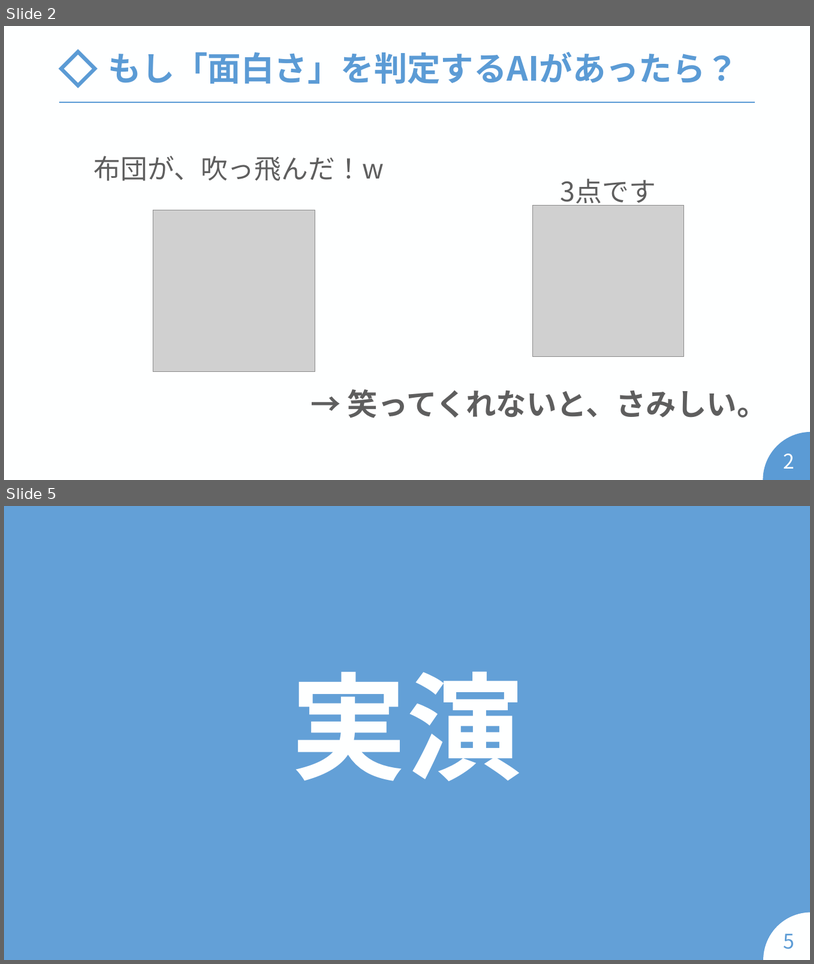
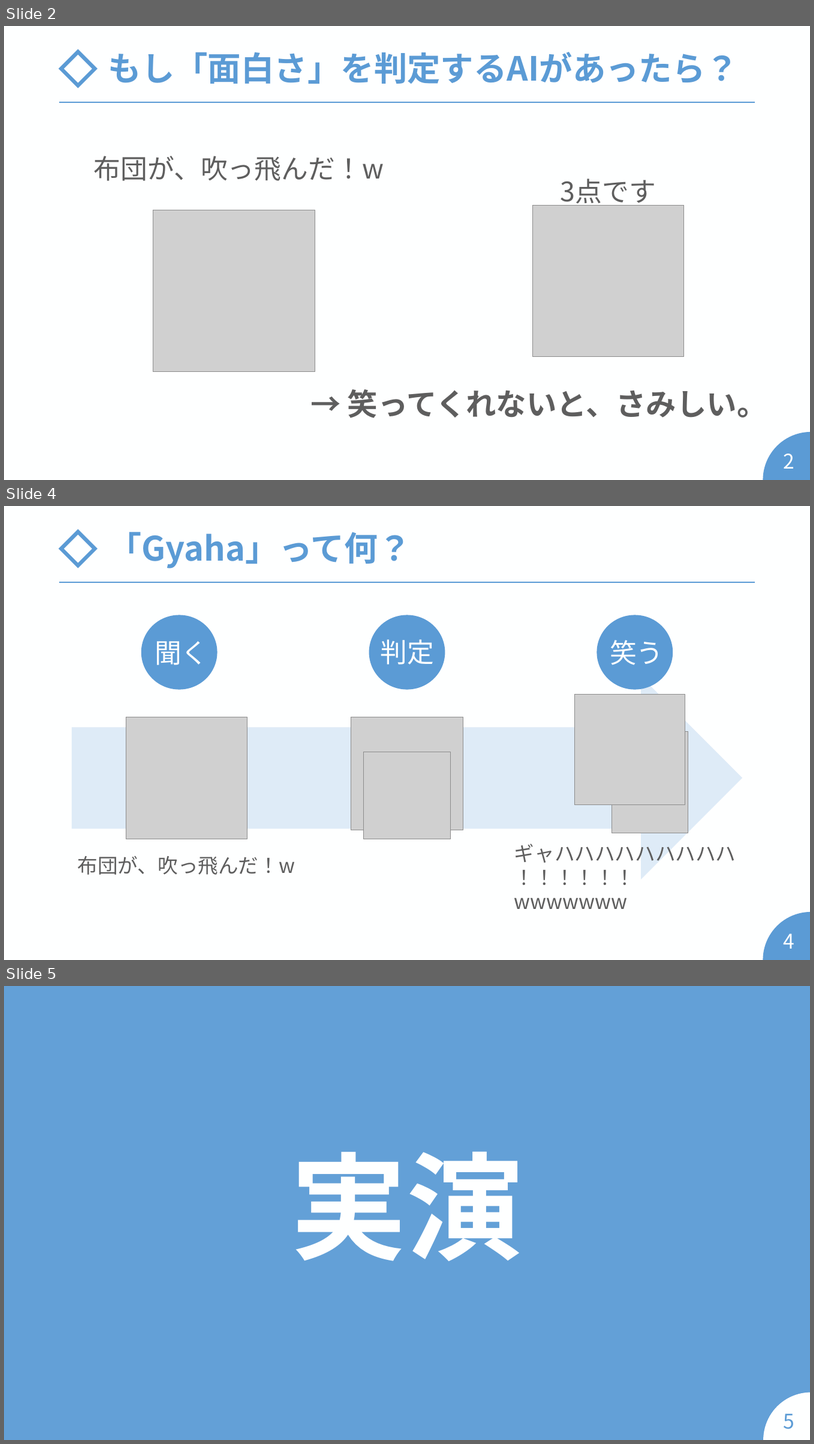
Before and after one commit to sonarAIT/Usability_Last_Issue, a slide deck: プレゼンテーション.pptx. Shown one above the other, each under a label of ours: slides 2 and 5 before the commit, slides 2, 4 and 5 after it; the slides between them are not shown. The pictures are 814x964 and 814x1444 pixels, drawn with LibreOffice and Linux fonts; fonts in the diff are those of the drawing; grey boxes stand for pictures. Boxes give left, top, right and bottom in pixels: in the first picture for what was removed or moved away, otherwise in the second. Text is boxed around its words. In the diff, an @@ line names an element or a change of style, - is before the commit and + after.

```diff
--- a/プレゼンテーション.pptx
+++ b/プレゼンテーション.pptx
@@ slide 4 added at bbox=[4, 506, 810, 960], background #FEFFFF; not listed: 3 template elements that a slide beside it also shows @@
@@ title added at bbox=[108, 532, 412, 568], 40 pt, text #5B9BD5, bold @@
+「Gyaha」って何？
@@ ellipse added at bbox=[141, 615, 218, 690], fill #5B9BD5 @@
@@ ellipse added at bbox=[369, 615, 446, 690], fill #5B9BD5 @@
@@ ellipse added at bbox=[597, 615, 674, 690], fill #5B9BD5 @@
@@ text added at bbox=[155, 641, 209, 665], 32 pt, text #FEFFFF @@
+聞く
@@ text added at bbox=[380, 639, 434, 664], 32 pt, text #FEFFFF @@
+判定
@@ text added at bbox=[610, 640, 664, 665], 32 pt, text #FEFFFF @@
+笑う
@@ right arrow added at bbox=[72, 676, 743, 879], fill #DEEBF7 @@
@@ picture added at bbox=[575, 694, 686, 805] @@
@@ picture added at bbox=[126, 717, 248, 839] @@
@@ picture added at bbox=[351, 717, 464, 829] @@
@@ picture added at bbox=[612, 731, 689, 832] @@
@@ picture added at bbox=[364, 752, 450, 839] @@
@@ text added at bbox=[515, 843, 737, 862], 24 pt, text #5E5E5E @@
+ギャハハハハハハハハハ
+！！！！！！wwwwwww
@@ text added at bbox=[78, 855, 295, 874], 24 pt, text #5E5E5E @@
+布団が、吹っ飛んだ！w
@@ page number added at bbox=[784, 933, 795, 948], 24 pt, text #FEFFFF @@
+4
```
Also in this commit, not shown: 1 slide changed, 4 other files.
